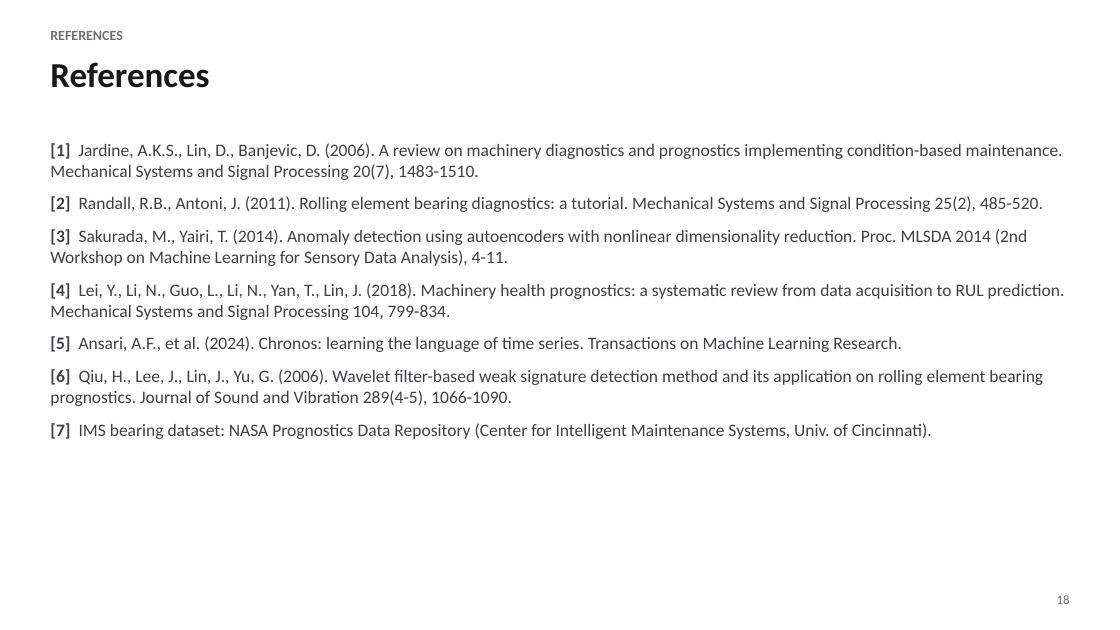
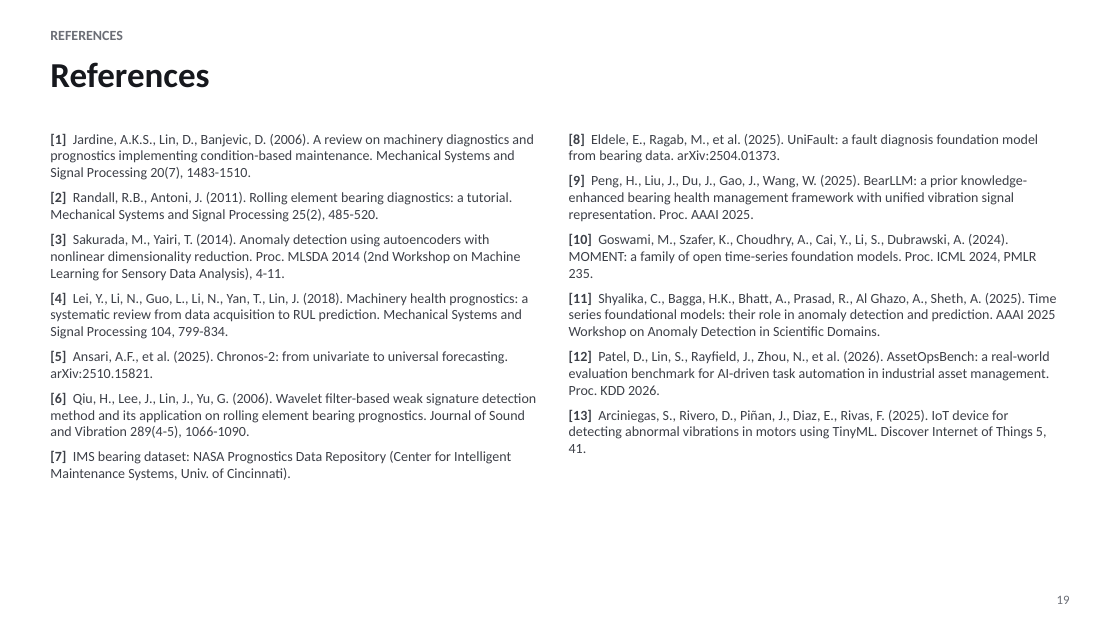
Before and after one commit to Adrian-Jotham/AISmartFactory, a slide deck: slide 19 of predictive_maintenance_part2.pptx (slide 18 before the commit). Drawn at 1120x630 pixels with LibreOffice and Linux fonts; fonts in the diff are those of the drawing. Boxes give left, top, right and bottom in pixels: in the first picture for what was removed or moved away, otherwise in the second. Text is boxed around its words. In the diff, an @@ line names an element or a change of style, - is before the commit and + after.

```diff
--- a/predictive_maintenance_part2.pptx
+++ b/predictive_maintenance_part2.pptx
@@ text at [50,133,536,481]: size 15 to 12 pt; less space between paragraphs @@
@@ text "[1] Jardine, A.K.S., Lin, D., ...": place and size @@
-text "[1] Jardine, A.K.S., Lin, D., ..." at [50,143,1065,439]
+text "[1] Jardine, A.K.S., Lin, D., ..." at [50,133,536,481]
@@ text added at [569,134,1056,453], 12 pt, text #3D4048 @@
+[8] Eldele, E., Ragab, M., et al. (2025). UniFault: a fault diagnosis foundation model from bearing data. arXiv:2504.01373.
+[9] Peng, H., Liu, J., Du, J., Gao, J., Wang, W. (2025). BearLLM: a prior knowledge-enhanced bearing health management framework with unified vibration signal representation. Proc. AAAI 2025.
+[10] Goswami, M., Szafer, K., Choudhry, A., Cai, Y., Li, S., Dubrawski, A. (2024). MOMENT: a family of open time-series foundation models. Proc. ICML 2024, PMLR 235.
+[11] Shyalika, C., Bagga, H.K., Bhatt, A., Prasad, R., Al Ghazo, A., Sheth, A. (2025). Time series foundational models: their role in anomaly detection and prediction. AAAI 2025 Workshop on Anomaly Detection in Scientific Domains.
+[12] Patel, D., Lin, S., Rayfield, J., Zhou, N., et al. (2026). AssetOpsBench: a real-world evaluation benchmark for AI-driven task automation in industrial asset management. Proc. KDD 2026.
+[13] Arciniegas, S., Rivero, D., Piñan, J., Diaz, E., Rivas, F. (2025). IoT device for detecting abnormal vibrations in motors using TinyML. Discover Internet of Things 5, 41.
@@ text at [50,351,508,378]: text changed; size 15 to 12 pt @@
-[5] Ansari, A.F., et al. (2024). Chronos: learning the language of time series. Transactions on Machine Learning Research.
+[5] Ansari, A.F., et al. (2025). Chronos-2: from univariate to universal forecasting. arXiv:2510.15821.
@@ text at [1057,595,1070,604]: text changed @@
-18
+19
```
Also in this commit, not shown: 11 other slides changed, 1 slide added, 23 other files.
